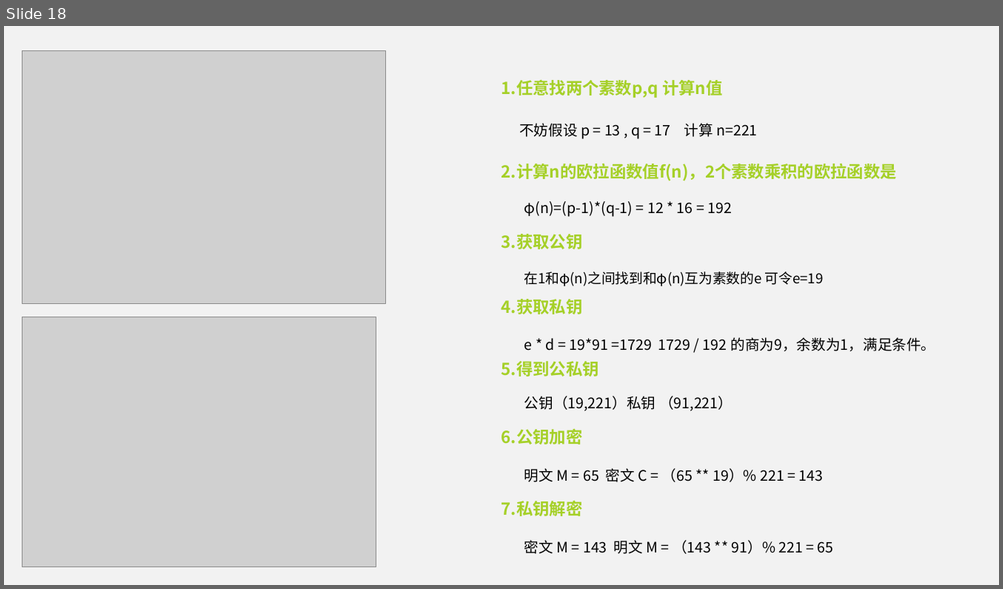
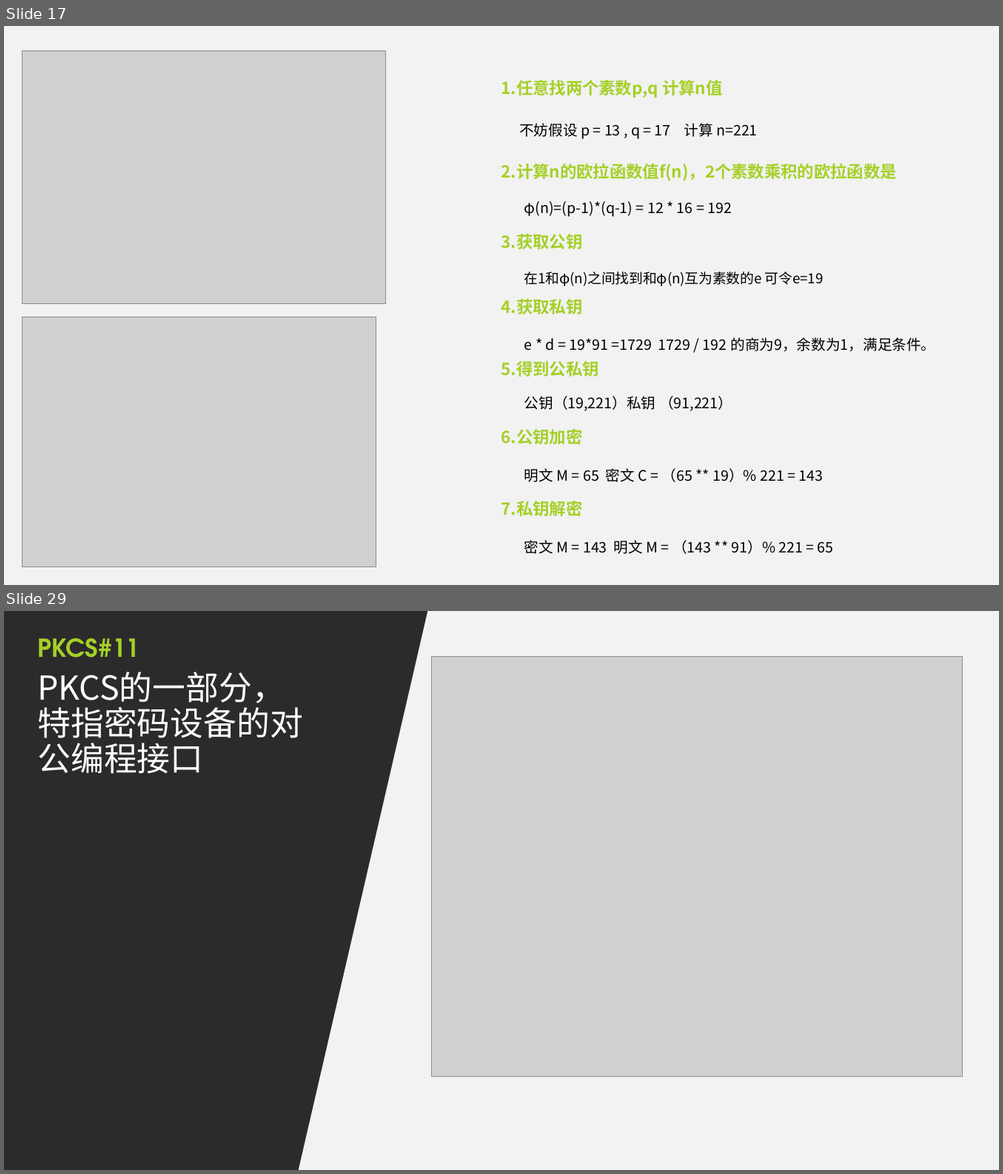
Before and after one commit to mikemikemao/c-11, a slide deck: encryption.pptx. Shown one above the other, each under a label of ours: slide 18 before the commit, slides 17 and 29 after it; the slides between them are not shown. The pictures are 1003x589 and 1003x1174 pixels, drawn with LibreOffice and Linux fonts; fonts in the diff are those of the drawing; grey boxes stand for pictures; background and template pictures are left out; a plain dark background stands for a picture behind light text. Boxes give left, top, right and bottom in pixels: in the first picture for what was removed or moved away, otherwise in the second. Text is boxed around its words. In the diff, an @@ line names an element or a change of style, - is before the commit and + after.

```diff
--- a/encryption.pptx
+++ b/encryption.pptx
@@ slide 29 added at [4, 611, 999, 1170], background picture (left out) @@
@@ freeform shape added at [296, 611, 999, 1170], fill #F2F2F2 @@
@@ text added at [37, 638, 139, 658], 24 pt, text #A5D027, bold @@
+PKCS#11
@@ text added at [37, 672, 303, 774], 32 pt, text #FFFFFF @@
+PKCS的一部分，特指密码设备的对公编程接口
@@ picture added at [432, 657, 962, 1077] @@
@@ what was slide 18 is now slide 17 @@
```
Also in this commit, not shown: 8 slides changed, 13 other slides added, 7 slides removed.
